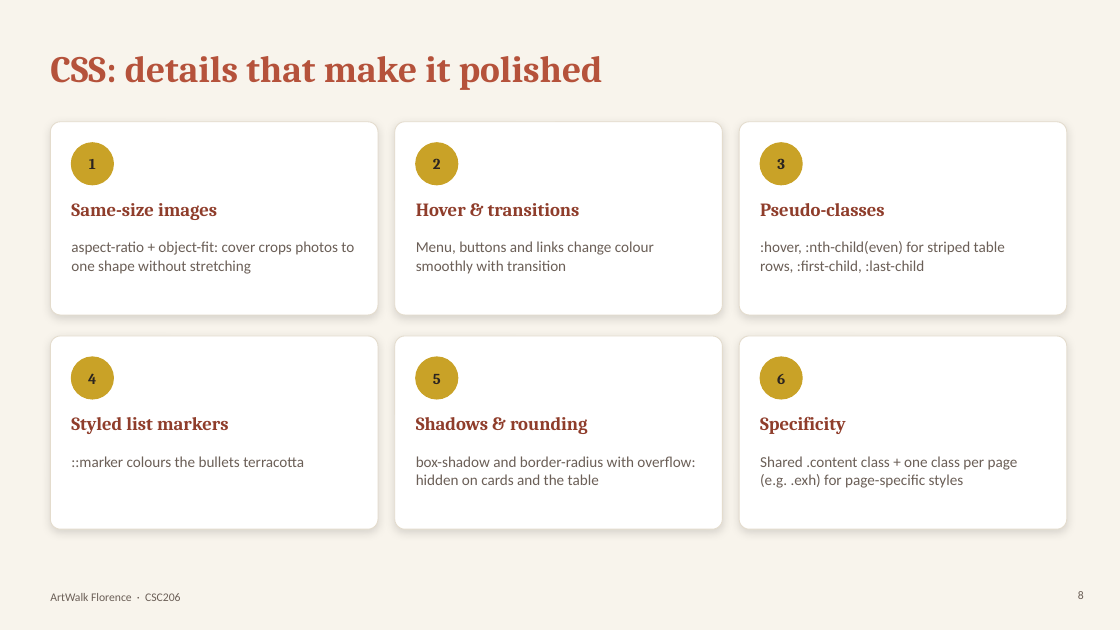
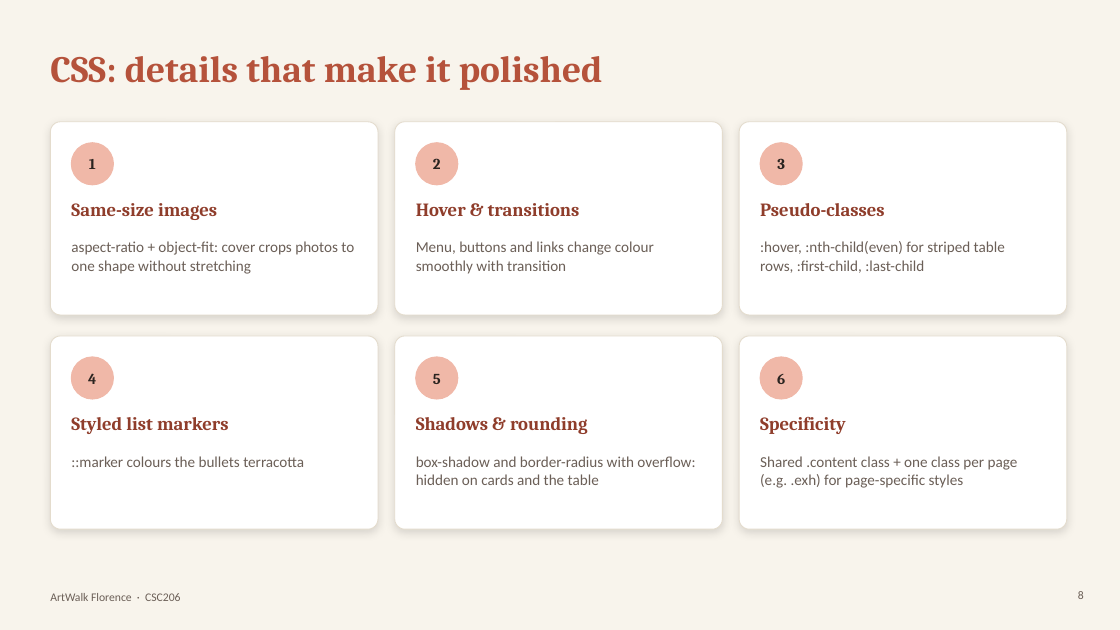
Before and after one commit to Kntouanoglou/Claude, a slide deck: slide 8 of artwalk-florence/presentation/ArtWalk-Florence-Presentation.pptx. Drawn at 1120x630 pixels with LibreOffice and Linux fonts; fonts in the diff are those of the drawing. Boxes give left, top, right and bottom in pixels: in the first picture for what was removed or moved away, otherwise in the second. Text is boxed around its words. In the diff, an @@ line names an element or a change of style, - is before the commit and + after.

```diff
--- a/artwalk-florence/presentation/ArtWalk-Florence-Presentation.pptx
+++ b/artwalk-florence/presentation/ArtWalk-Florence-Presentation.pptx
@@ fill #C9A227 to #F0B8A8; outline #C9A227 1 pt to #F0B8A8 1 pt in 6 elements at box(71, 143, 113, 185), box(416, 143, 458, 185), box(760, 143, 802, 185), box(71, 357, 113, 399), box(416, 357, 458, 399), box(760, 357, 802, 399) @@
```
Also in this commit, not shown: 5 other slides changed.
